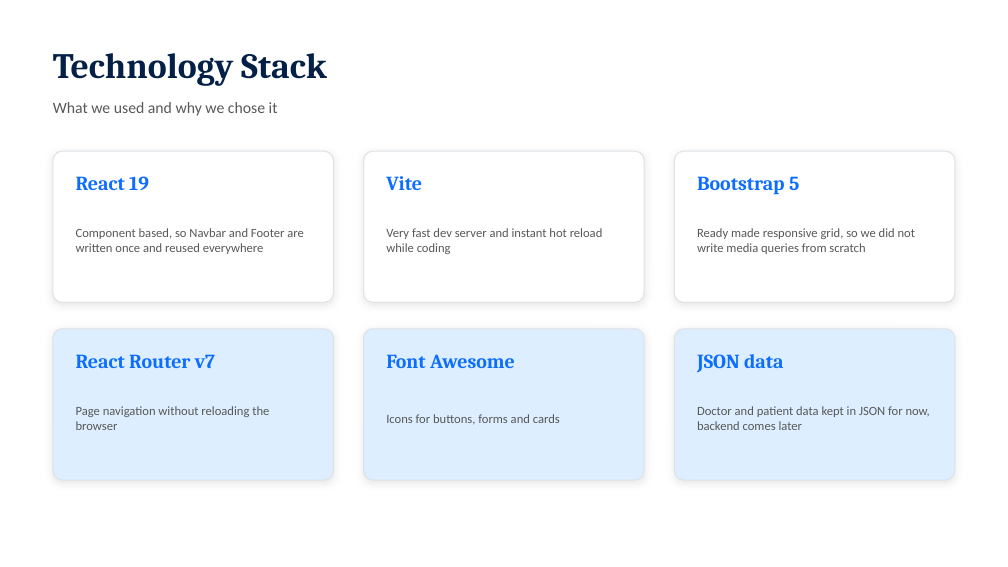
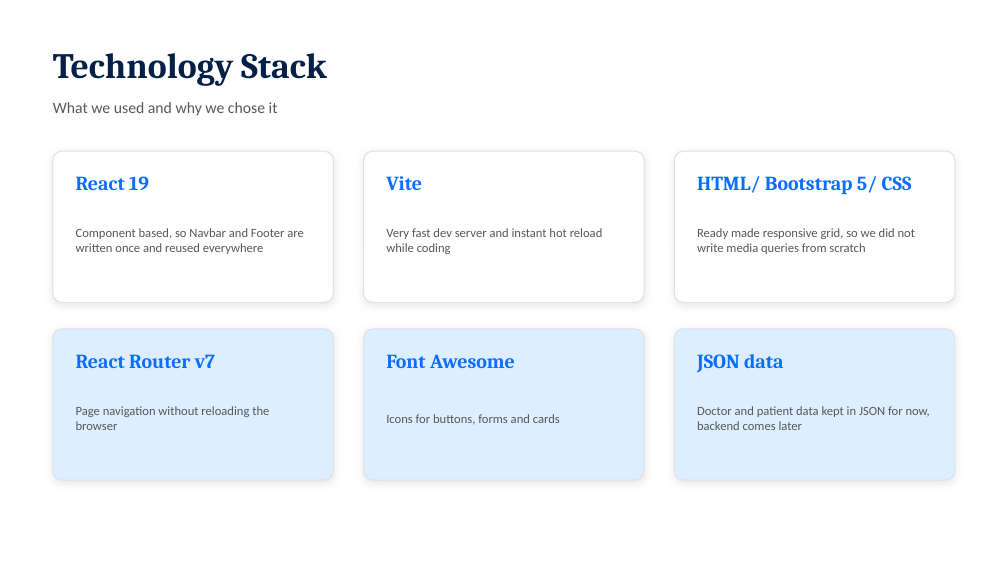
Before and after one commit to mani9kanta3/hospital-management-system, a slide deck: slide 10 of MediCare_HMS_Review.pptx. Drawn at 1008x567 pixels with LibreOffice and Linux fonts; fonts in the diff are those of the drawing. Boxes give left, top, right and bottom in pixels: in the first picture for what was removed or moved away, otherwise in the second. Text is boxed around its words. In the diff, an @@ line names an element or a change of style, - is before the commit and + after.

```diff
--- a/MediCare_HMS_Review.pptx
+++ b/MediCare_HMS_Review.pptx
@@ text at (697,176,912,195): text changed @@
-Bootstrap 5
+HTML/ Bootstrap 5/ CSS
```
Also in this commit, not shown: 11 other slides changed, 1 slide removed, 6 other files.
